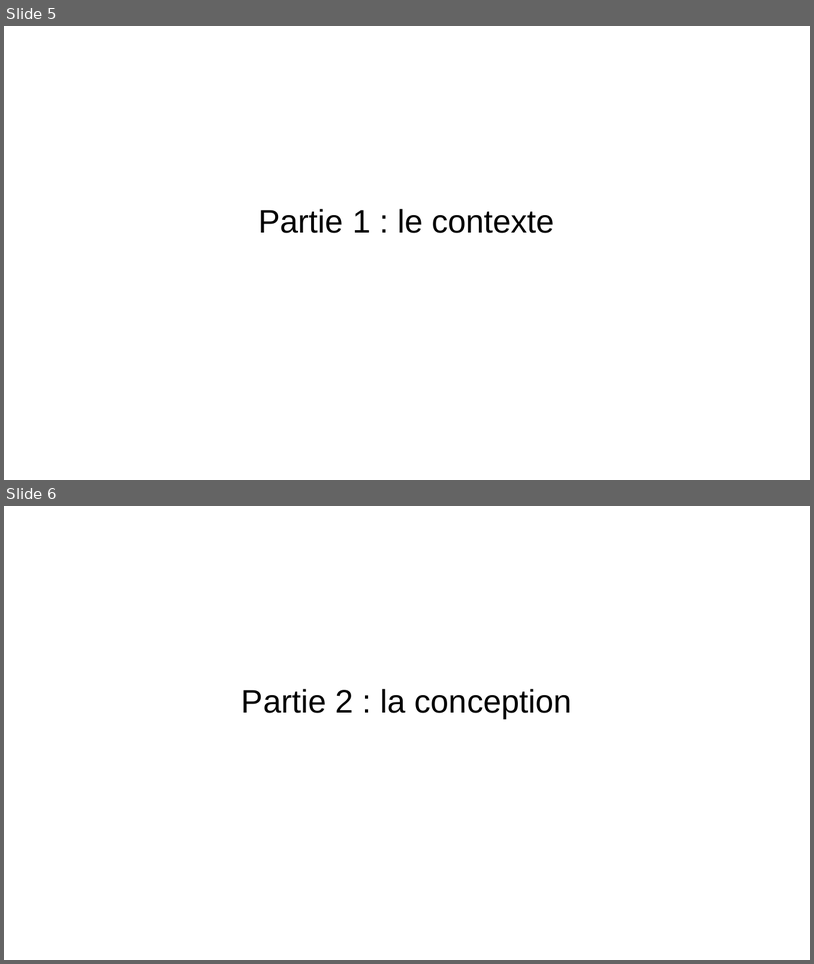
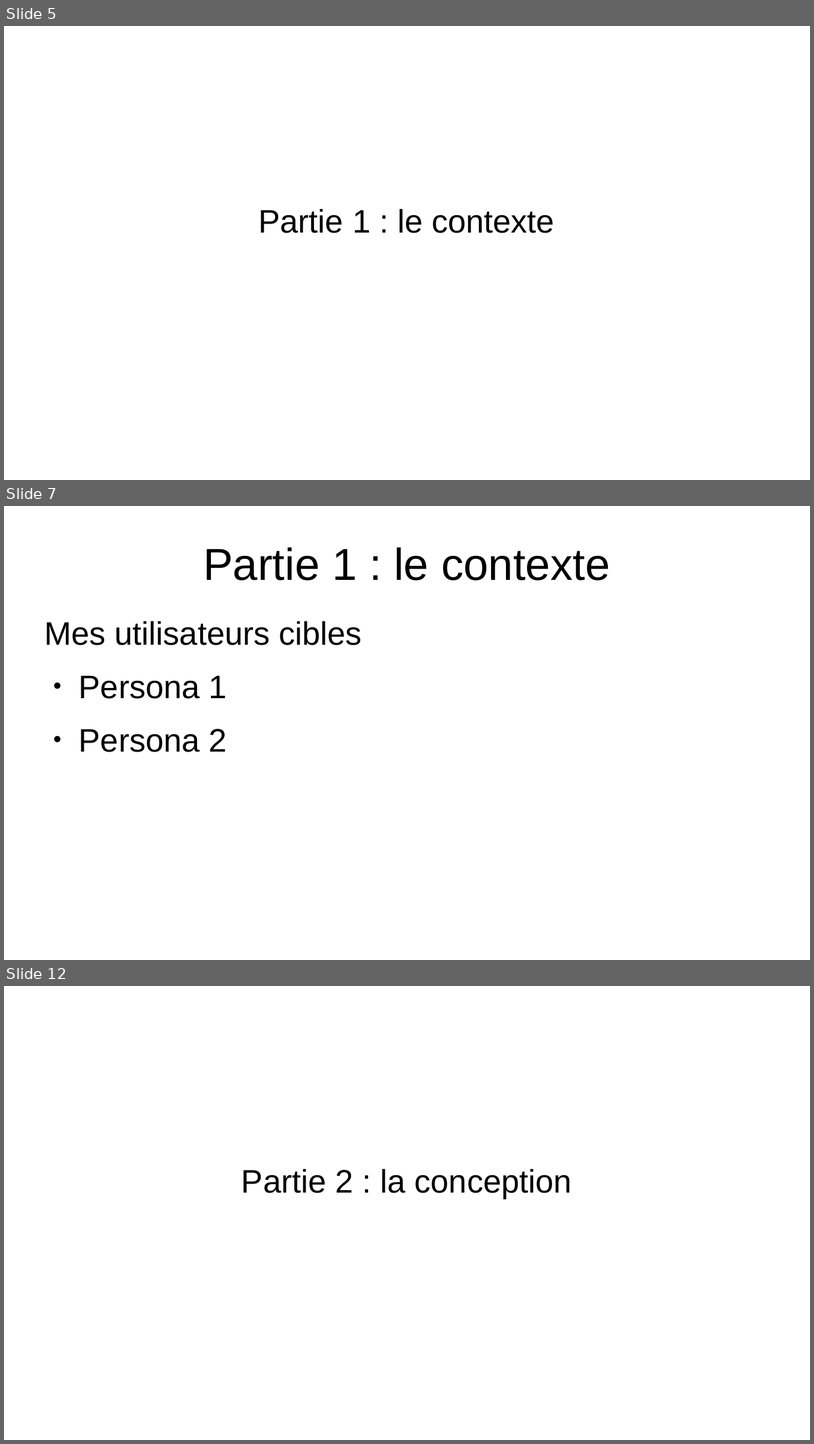
Before and after one commit to EmmaBroudic/Projet-Nooky, a slide deck: doc/Nooky.odp. Shown one above the other, each under a label of ours: slides 5 and 6 before the commit, slides 5, 7 and 12 after it; the slides between them are not shown. The pictures are 814x964 and 814x1444 pixels, drawn with LibreOffice and Linux fonts; fonts in the diff are those of the drawing. Boxes give left, top, right and bottom in pixels: in the first picture for what was removed or moved away, otherwise in the second. Text is boxed around its words. In the diff, an @@ line names an element or a change of style, - is before the commit and + after.

```diff
--- a/doc/Nooky.odp
+++ b/doc/Nooky.odp
@@ slide 7 added at (4, 506, 810, 960), background #FFFFFF @@
@@ title added at (203, 547, 610, 580), 44 pt, text #000000 @@
+Partie 1 : le contexte
@@ text added at (44, 621, 362, 752), 32 pt, text #000000 @@
+Mes utilisateurs cibles
+● Persona 1
+● Persona 2
@@ what was slide 6 is now slide 12 @@
```
Also in this commit, not shown: 10 other slides added, 3 other files.
